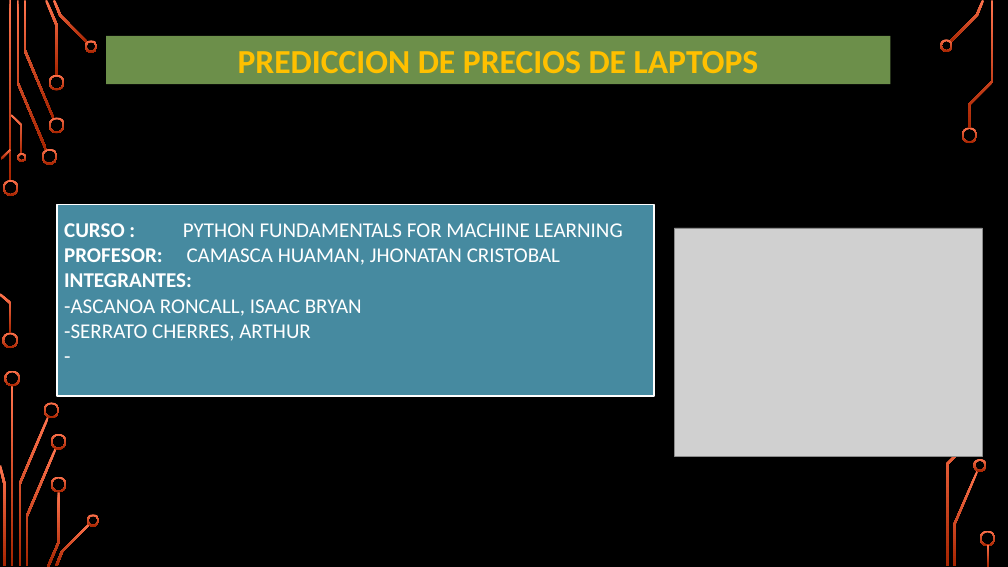
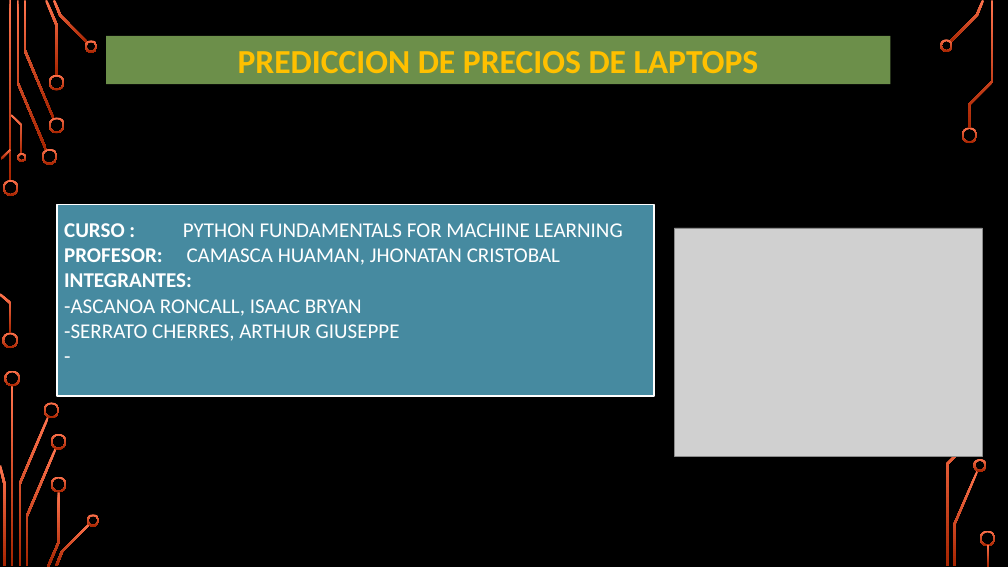
Before and after one commit to Isaac244/Proyecto_Machine_Learning, a slide deck: slide 1 of PROYECTO-MACHINE-LEARNING.pptx. Drawn at 1008x567 pixels with LibreOffice and Linux fonts; fonts in the diff are those of the drawing; grey boxes stand for pictures; background and template pictures are left out. Boxes give left, top, right and bottom in pixels: in the first picture for what was removed or moved away, otherwise in the second. Text is boxed around its words. In the diff, an @@ line names an element or a change of style, - is before the commit and + after.

Commit message:
arthur

```diff
--- a/PROYECTO-MACHINE-LEARNING.pptx
+++ b/PROYECTO-MACHINE-LEARNING.pptx
@@ text at [64,324,400,341]: text changed @@
--SERRATO CHERRES, ARTHUR
+-SERRATO CHERRES, ARTHUR GIUSEPPE
```
